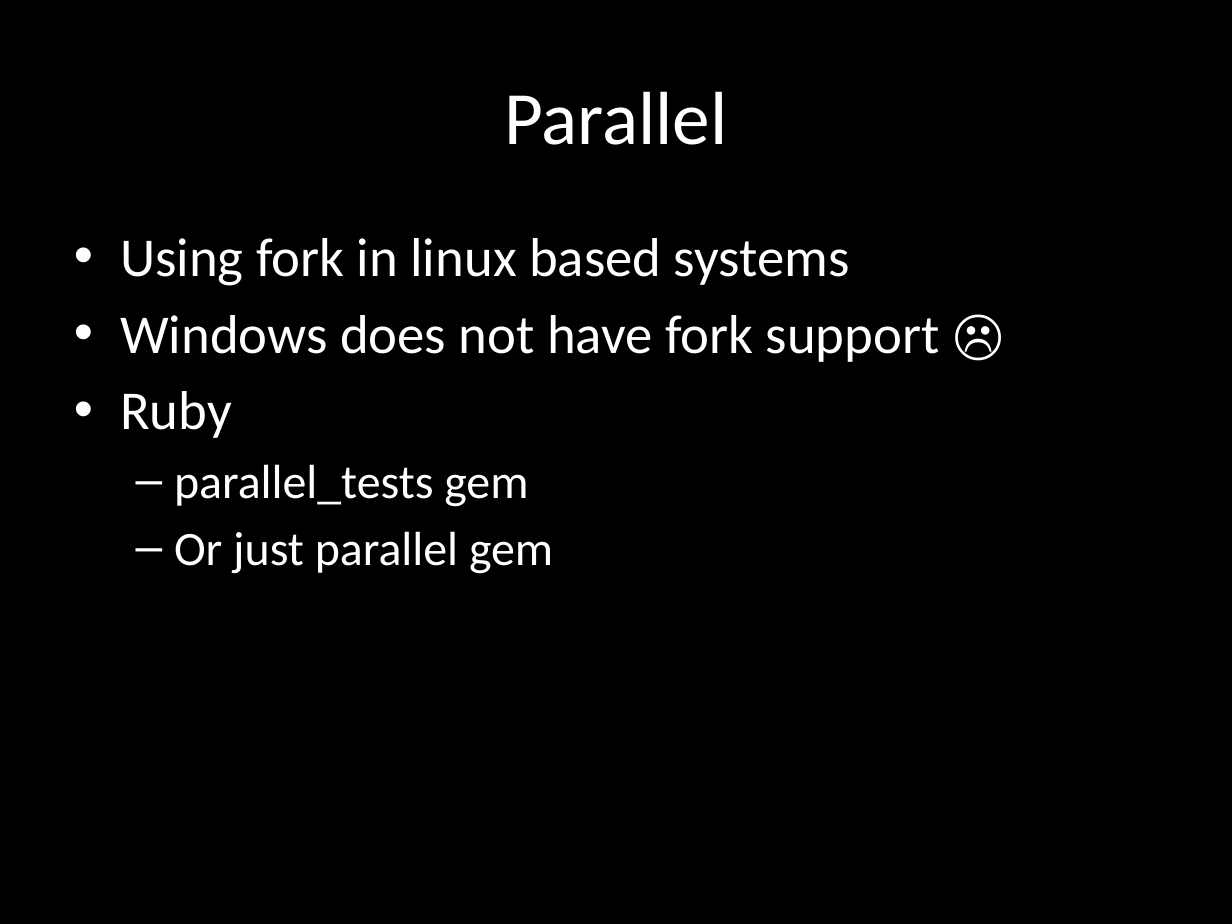
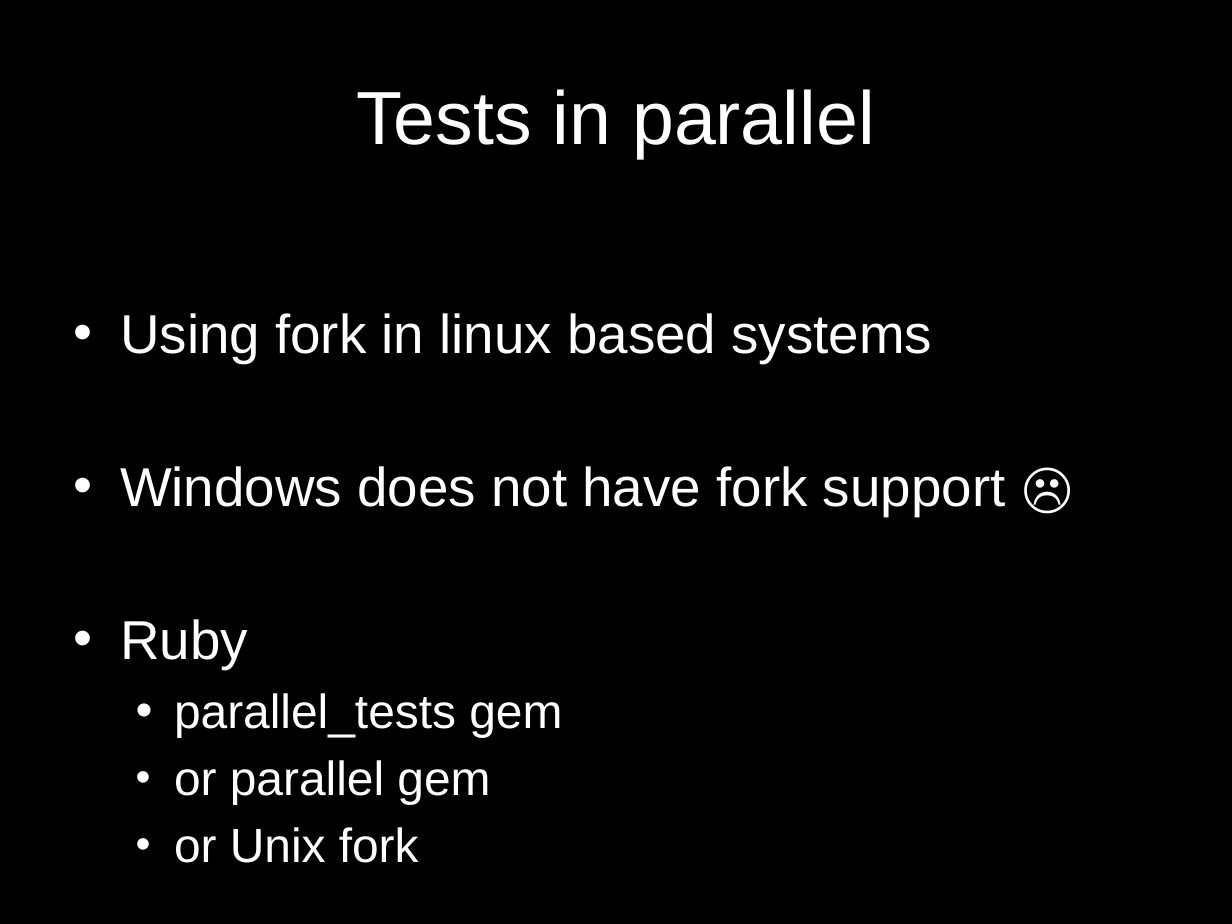
Before and after one commit to dimacus/SeleniumTipsAndTricks, a slide deck: slide 30 of selenium_camp_v1.pptx (slide 21 before the commit). Drawn at 1232x924 pixels with LibreOffice and Linux fonts; fonts in the diff are those of the drawing. Boxes give left, top, right and bottom in pixels: in the first picture for what was removed or moved away, otherwise in the second. Text is boxed around its words. In the diff, an @@ line names an element or a change of style, - is before the commit and + after.

```diff
--- a/selenium_camp_v1.pptx
+++ b/selenium_camp_v1.pptx
@@ title at (356, 89, 875, 158): text changed; font Calibri to Arial @@
-Parallel
+Tests in parallel
@@ text at (120, 313, 1006, 737): font Calibri to Arial in "Using fork in linux based systems", "Windows does not have fork support ☹", "Ruby", "parallel_tests gem"; bullet – to • @@
@@ text at (174, 760, 490, 863): text changed; font Calibri to Arial @@
-  – Or just parallel gem
+  • or parallel gem
+  • or Unix fork
```
Also in this commit, not shown: 25 other slides changed, 11 slides added, 1 other file.
